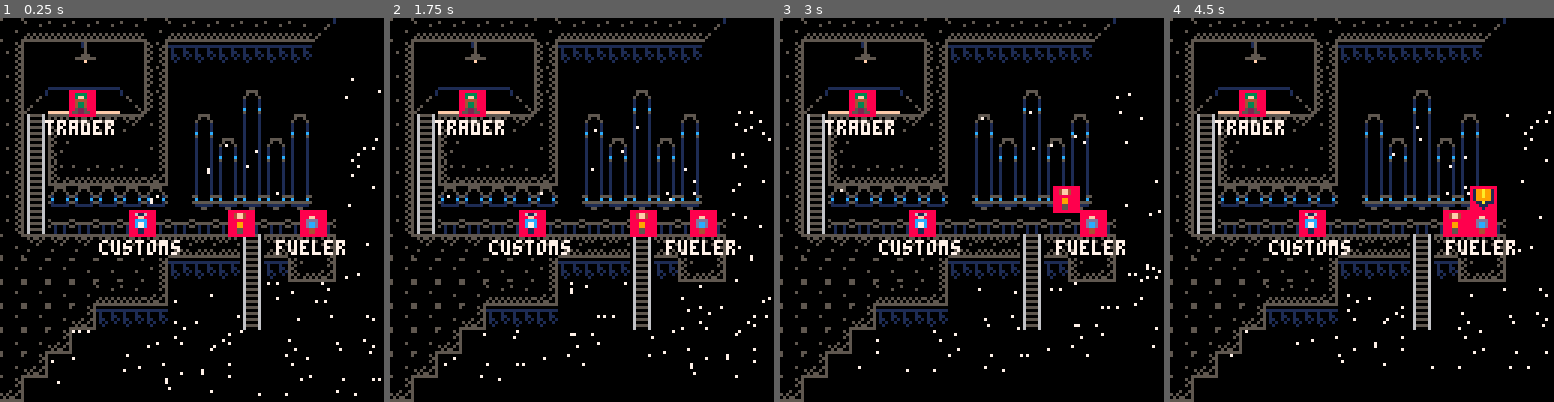
Above: before the commit, frames 1-4 (left to right).
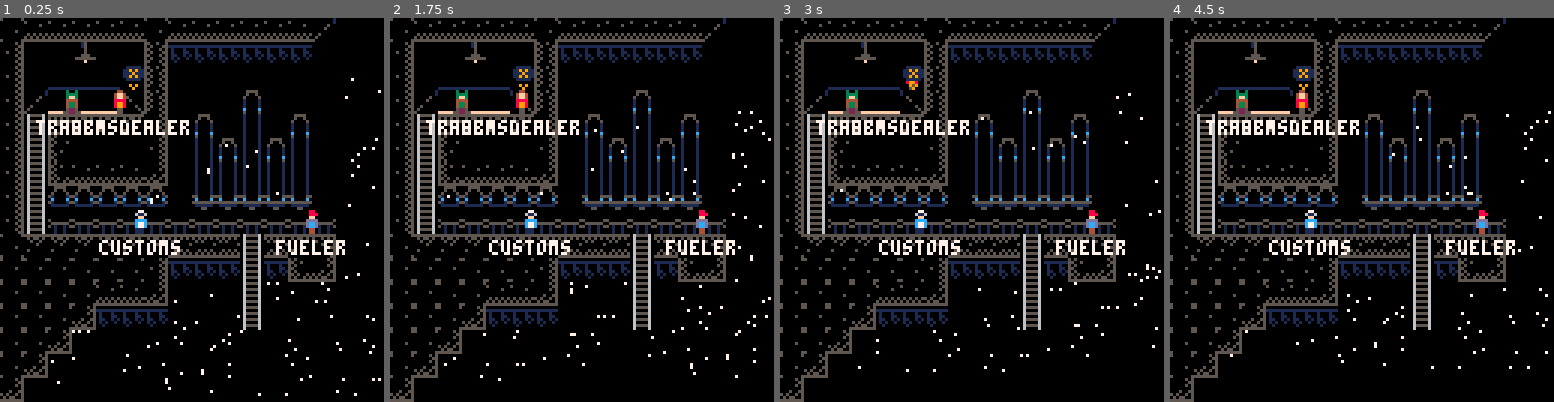
Above: after the commit, the same moments.

Repository: Sewerbird/ByJove
Game: PICO-8 cartridge byjove.p8
The game is run twice, just before and just after one commit, with the same random seed, the same clock (stepped at 60 frames per second) and the same inputs.
Inputs:
- Up to frame 1 (0.25 s): no input
- Up to frame 2 (1.75 s): tap X (X key) at 0.33, 1.07 s; tap O (Z key) at 0.7, 1.7 s; hold Right from 1.6 s (still down)
- Up to frame 3 (3 s): tap X (X key) at 1.85, 2.97 s; release Right at 2.1 s; tap O (Z key) at 2.1, 2.5, 2.9 s; hold Up 2.15-2.42 s; hold Right from 2.47 s (still down)
- Up to frame 4 (4.5 s): release Right at 3.03 s; hold Left 3.08-3.58 s; tap O (Z key) at 3.3, 3.7, 4.1 s; hold Down 3.63-3.97 s; hold Right from 4.02 s (still down); tap X (X key) at 4.08 s

The runs differ from the first frame. In frame 1, 3.0% of the frame differs, in the area x 9-86%, y 12-58%; in frame 2, 3.0%; in frame 3, 2.9%; in frame 4, 3.4%.

Commit message:
Ludum Dare 46: 16 hours

Diff:
--- a/byjove.p8
+++ b/byjove.p8
@@ -11,7 +11,7 @@
 end
 
 function _update()
-  printh(gs['player'].x..","..gs['player'].y)
+  if get_xy then printh(gs['player'].x..","..gs['player'].y) end
   gs[gs.cs]:update()
 end
 
--- a/constants.lua
+++ b/constants.lua
@@ -1,24 +1,22 @@
+get_xy = true
 --Game State
 gs = {
   player = {sprite=2,w=8,h=8},
   customs = {sprite=7,text='customs',w=8,h=8},
   trader = {sprite=8,text='trader',w=8,h=8},
   fueler = {sprite=10,text='fueler',w=8,h=8},
+  armsdealer = {sprite=11,text='armsdealer',w=8,h=8},
   a_prompt = {sprite=9,w=8,h=8},
 }
 ticker = 0
 win_amount = 100 --k$
 lose_amount = 0
-trade_good_keys = {"medicine","fuel","food","steel","weapons","robotics","tools","artwork"}
-trade_goods = {
-  medicine = {sprite_id = 10, base_price = 10, bulk = 1},
-  fuel = {sprite_id = 6, base_price = 5, bulk = 3},
-  food = {sprite_id = 3, base_price = 4, bulk = 3},
-  steel = {sprite_id = 5, base_price = 6, bulk = 2},
-  weapons = {sprite_id = 9, base_price = 10, bulk = 2},
-  robotics = {sprite_id = 7, base_price = 8, bulk = 2},
-  tools = {sprite_id = 8, base_price = 10, bulk = 2},
-  artwork = {sprite_id = 2, base_price = 20, bulk = 2},
+trade_goods = {'medicine','parcels','machinery','electronics'}
+trade_good_info = {
+  medicine = {sprite_id = 64, base_price = 10, bulk = 1},
+  parcels = {sprite_id = 65, base_price = 20, bulk = 2},
+  machinery = {sprite_id = 66, base_price = 30, bulk = 3},
+  electronics = {sprite_id = 67, base_price = 40, bulk = 4},
 }
 neg_ln = {
 [1]= 0,
--- a/lib.lua
+++ b/lib.lua
@@ -11,6 +11,19 @@
 function rects_intersect(a,b)
   --Note: Both a and b must have x,y,w,h
   return not (a.x+a.w<b.x or b.x+b.w<a.x or a.y+a.h<b.y or b.y+b.h<a.y)
+end
+
+function reevaluate_price(trader, trade_good)
+  local in_stock = gs[trader].business[trade_good].stock
+  local tax_rate = gs[trader].business.tax_rate --margin the trader wants sales to you
+  local desired_stock = gs[trader].business[trade_good].desired_stock --quantity desired
+  local base_price = gs[trader].business[trade_good].base_price --price when satisifed
+  local f0 = 4 --base_price multiplier when none in stock. TODO Make this trader specific.... need a 'ln' function.
+  local base_price_multiplier = f0*2.71828^((in_stock/desired_stock)*neg_ln[f0])
+  local today_buy = base_price * base_price_multiplier * (1-tax_rate/100)
+  local today_sell = base_price * base_price_multiplier * (1+tax_rate/100)
+  gs[trader].business[trade_good].buy_price = today_buy
+  gs[trader].business[trade_good].sell_price = today_sell
 end
 
 function scene()
@@ -33,10 +46,13 @@
     end
   end
   slf.update = function(me)
+    if btnp(4) then me:pop_interface() end
+    if btnp(5) then me[me:interface()]:execute() end
     me[me:interface()]:update()
   end
   slf.execute = function(me)
-    me:interface():execute()
+    print("Scene executing")
+    me[me:interface()]:execute()
   end
   return slf
 end
@@ -45,23 +61,37 @@
   local slf = {
     _input_map = {},
     _splats = {},
+    _splat = {},
     _current_splat = '',
   }
   slf.current_splat = function(me)
     return me._splats[me._current_splat]
   end
   slf.draw = function(me)
+    if me._splat != nil then me._splat:draw() end
     for _,splat in pairs(me._splats) do
       splat:draw()
     end
   end
   slf.update = function(me)
+    local dir = nil
+    if btnp(0) then dir = 'left' end
+    if btnp(1) then dir = 'right' end
+    if btnp(2) then dir = 'up' end
+    if btnp(3) then dir = 'down' end
+    local current_splat = me:current_splat()
+    if dir and me._current_splat and me._splats[me._current_splat][dir] then
+      me:current_splat().active = false
+      me._current_splat = current_splat[dir]
+      me:current_splat().active = true
+    end
     for _,splat in pairs(me._splats) do
       splat:update()
     end
   end
   slf.execute = function(me)
-    me:current_splat():execute()
+    printh("Interface executing")
+    me._splats[me._current_splat]:execute()
   end
   return slf
 end
@@ -71,7 +101,7 @@
   for k,v in pairs({
     tag=tag, ref='',
     x=0,y=0,w=0,h=0,a_x=0,a_y=0, --box
-    c_f=8,c_b=8,c_fa=nil,c_ba=14, --colors
+    c_f=0,c_b=0,c_fa=nil,c_ba=14, --colors
     sprite=-1,as_x=0,as_y=0,at_x=0,at_y=0,s_w=1,s_h=1,s_f=false, --sprite
     text='',t_center=false,c_t=7, --text
     active=false,selectable=false,
@@ -87,11 +117,13 @@
     execute=function(me)printh("Executing tag "..me.tag)end
   }) do me[k] = o[k] or v end
   me.draw=function(me)
+    local c_f = me.active and me.c_fa or me.c_f
+    local c_b = me.active and me.c_ba or me.c_b
     local l_x,t_y=me.x-me.a_x,me.y-me.a_y
     local r_x,b_y=l_x+me.w,t_y+me.h
     local txt_x=me.t_center and (l_x+(me.w/2)-#me.text*2) or l_x
     local txt_y=me.t_center and (t_y+flr(me.h/2)-2) or t_y
-    if me.c_f>0 then rectfill(l_x,t_y,r_x,b_y,me.active and me.c_fa or me.c_f) end
+    if c_f>0 then rectfill(l_x,t_y,r_x,b_y,me.active and me.c_fa or me.c_f) end
     if me.sprite then
       for i_x=0,me.s_w-1 do
         for i_y=0,me.s_h-1 do
@@ -100,7 +132,7 @@
       end
     end
     if me.c_t>0 then print(me.text,txt_x+me.at_x,txt_y+me.at_y,me.c_t) end
-    if me.c_f>0 then rect(l_x,t_y,r_x,b_y,me.active and me.c_ba or me.c_b) end
+    if c_b>0 then rect(l_x,t_y,r_x,b_y,me.active and me.c_ba or me.c_b) end
   end
   return me
 end
--- a/ui.lua
+++ b/ui.lua
@@ -1,14 +1,131 @@
+function trading_interface(active_splat)
+  --TODO make this based on merchant business object
+  local trader_business = gs['trader'].business
+  local player_business = gs['player'].business
+  -- A trade dialog
+  local slf = interface()
+  local w = 90
+  local h = 50
+  local l_x = 64-w/2
+  local t_y = 64-h/2
+  local c_x = 64
+  slf._current_splat=active_splat or 'buy_'..trade_goods[1]
+  slf._splats = {}
+  slf._splat = splat('trading_interface',{x=l_x-2,y=t_y,w=w,h=h,c_f=1,c_b=13})
+  local i = 1
+  slf._splats['nameplate'] = splat('nameplate', {
+    x=l_x,y=t_y-10,w=40,h=9,t_center=true,text="Trade",c_b=13,c_f=1,c_t=11
+  })
+  slf._splats['them_header'] = splat('them_header',{
+    x=l_x,y=t_y,w=20,h=9,text="them",t_center=true,c_t=9
+  })
+  slf._splats['sell_header'] = splat('sell_header',{
+    x=l_x+20,y=t_y,w=20,h=9,text="sell",t_center=true,c_t=11
+  })
+  slf._splats['buy_header'] = splat('buy_header',{
+    x=l_x+50,y=t_y,w=20,h=9,text="buy",t_center=true,c_t=8
+  })
+  slf._splats['ship_header'] = splat('ship_header',{
+    x=l_x+70,y=t_y,w=20,h=9,text="ship",t_center=true,c_t=9
+  })
+  slf._splats['wallet_balance'] = splat('wallet_balance', {
+    x=c_x,y=t_y+h,w=40,h=9,t_center=true,text="$"..player_business.balance,c_b=13,c_f=1,c_t=11
+  })
+  slf._splats['tonnage_balance'] = splat('tonnage_balance', {
+    x=c_x,y=t_y+h+10,w=40,h=9,t_center=true,text=""..player_business.cargo_used.."/"..player_business.cargo_space.."t",c_b=13,c_f=1,c_t=11
+  })
+  for good in all(trade_goods) do
+    reevaluate_price('trader',good)
+    slf._splats['them_'..good] = splat('them_'..good,
+    {x=l_x,y=t_y+i*10,w=20,h=9,text=""..trader_business[good].stock,t_center=true
+    })
+    slf._splats['sell_'..good] = splat('sell_'..good,
+      {x=l_x+20,y=t_y+i*10,w=20,h=9,c_ba=7,
+      text="$"..flr(trader_business[good].buy_price),t_center=true,active="sell_"..good==slf._current_splat,
+      execute=function(me)
+        printh("Selling "..good)
+        local amount = btn(0) and 5 or 1
+        if gs['player'].business[good].stock >= amount then
+          gs['player'].business[good].stock -= amount
+          gs['player'].business.cargo_free += amount*trade_good_info[good].bulk
+          gs['player'].business.cargo_used -= amount*trade_good_info[good].bulk
+          gs['player'].business.balance += gs['trader'].business[good].buy_price * amount
+          gs['trader'].business[good].stock += amount
+          reevaluate_price('trader',good)
+          gs[gs.cs].trading = trading_interface(slf._current_splat)
+        else
+          --TODO bzzt
+          printh("Not enough money")
+        end
+      end
+      })
+    slf._splats['tag_'..good] = splat('tag_'..good,
+    {x=l_x+40,y=t_y+i*10,w=10,h=9,sprite=trade_good_info[good].sprite_id
+    })
+    slf._splats['buy_'..good] = splat('buy_'..good,
+      {x=l_x+50,y=t_y+i*10,w=20,h=9,c_ba=7,
+      text="$"..flr(trader_business[good].sell_price),t_center=true,active="buy_"..good==slf._current_splat,
+      execute=function(me)
+        printh("Buying "..good)
+        local amount = btn(1) and 5 or 1
+        if gs['player'].business.balance > gs['trader'].business[good].sell_price * amount
+          and gs['player'].business.cargo_free >= trade_good_info[good].bulk * amount
+          and gs['trader'].business[good].stock >= amount then
+          gs['player'].business[good].stock += amount
+          gs['player'].business.cargo_free -= amount*trade_good_info[good].bulk
+          gs['player'].business.cargo_used += amount*trade_good_info[good].bulk
+          gs['player'].business.balance -= gs['trader'].business[good].sell_price * amount
+          gs['trader'].business[good].stock -= amount
+          reevaluate_price('trader',good)
+          gs[gs.cs].trading = trading_interface(slf._current_splat)
+        end
+      end})
+    slf._splats['amt_'..good] = splat('amt_'..good,
+    {x=l_x+70,y=t_y+i*10,w=20,h=9,text=""..player_business[good].stock,t_center=true
+    })
+    if i > 1 then
+      slf._splats['buy_'..good].up='buy_'..trade_goods[i-1]
+      slf._splats['buy_'..good].left='sell_'..trade_goods[i]
+      slf._splats['sell_'..good].up='sell_'..trade_goods[i-1]
+      slf._splats['sell_'..good].right='buy_'..trade_goods[i]
+    end
+    if i < #trade_goods then
+      slf._splats['buy_'..good].down='buy_'..trade_goods[i+1]
+      slf._splats['buy_'..good].left='sell_'..trade_goods[i]
+      slf._splats['sell_'..good].down='sell_'..trade_goods[i+1]
+      slf._splats['sell_'..good].right='buy_'..trade_goods[i]
+    end
+    i+=1
+  end
+  return slf
+end
+
 function talk_interface()
   -- A talk dialog
   local slf = interface()
+  local player_business = gs['player'].business
   slf._current_splat='pay_customs'
+  local prompt = ""
+  if gs['customs'].is_blocking then
+    if player_business.balance >= 100 then
+      prompt = "tHERE IS A \nDOCKING FEE\nTO ENTER THE\nSTARPORT.\n\nIT IS 100$"
+    else
+      prompt = "yOU DON'T SEEM\nTO BE ABLE\nTO AFFORD\nTHE DOCKING\nFEE of $100"
+    end
+  else
+    prompt = "yOU ARE FREE \nTO PASS.\n\ncARRY ON,\nCITIZEN"
+  end
   slf._splats = {
-    ['text_area']=splat('text_area',{text="tHERE IS A \nDOCKING FEE\nTO ENTER THE\nSTARPORT.",at_x=2,at_y=2,x=30,y=30,w=64,h=64,c_f=1,c_b=13}),
-    ['pay_customs']= splat('pay_customs',{x=62,y=30+64-11,a_x=20,w=40,h=9,c_f=1,c_b=13,text="Pay $100",t_center=true,active=true}),
+    ['text_area']=splat('text_area',{text=prompt,at_x=2,at_y=2,x=30,y=30,w=64,h=64,c_f=1,c_b=13}),
+    ['pay_customs']= splat('pay_customs',{x=62,y=30+64-11,a_x=20,w=40,h=9,c_f=1,c_b=13,text="ok",t_center=true,active=true}),
+    ['wallet'] = splat('wallet_balance', {
+      x=64,y=94,w=20,h=9,t_center=true,text="$"..player_business.balance,c_b=13,c_f=1,c_t=11
+    })
   }
   slf.draw = function(me)
     me._splats.text_area:draw()
     me._splats.pay_customs:draw()
+    me._splats.wallet:draw()
   end
   slf.update = function(me)
     local dir = nil
@@ -24,6 +141,11 @@
     end
     if btnp(5) then
       --TODO remove cash
+      if gs['customs'].is_blocking and gs['player'].business.balance >= 100 then
+        gs['player'].business.balance -= 100
+        gs['customs'].is_blocking = false
+        gs[gs.cs].talking = talk_interface()
+      end
       gs[gs.cs]:pop_interface()
     end
   end
@@ -34,12 +156,13 @@
   local slf = interface()
   slf._current_splat='player'
   --TODO the list of actors really needs to come from somewhere else...
-  slf.actors = {'player','customs','trader','fueler'}
+  slf.actors = {'player','customs','trader','fueler','armsdealer'}
   slf._splats = {
     ['player']= splat('player',{ref='player',w=8,h=8}),
     ['customs']= splat('customs',{ref='customs',text='customs',t_center=true,at_y=8,w=8,h=8}),
     ['trader']= splat('trader',{ref='trader',text='trader',t_center=true,at_y=8,w=8,h=8}),
     ['fueler']= splat('fueler',{ref='fueler',text='fueler',t_center=true,at_y=8,w=8,h=8}),
+    ['armsdealer']= splat('armsdealer',{ref='armsdealer',text='armsdealer',t_center=true,at_y=8,w=8,h=8}),
     ['a_prompt']= splat('a_prompt',{ref='a_prompt',t_center=true,a_y=8,w=8,h=8})
   }
   slf.draw = function(me)
@@ -47,6 +170,7 @@
     me._splats.customs:draw()
     me._splats.trader:draw()
     me._splats.fueler:draw()
+    me._splats.armsdealer:draw()
     me._splats.a_prompt:draw()
   end
   slf.update = function(me)
@@ -67,9 +191,10 @@
       w = gs['player'].w,
       h = gs['player'].h,
     }
+    --Check collision with sprites
     for actor in all(me.actors) do
       local obj = gs[actor]
-      if actor ~= 'player' and rects_intersect(obj,player) then
+      if actor ~= 'player' and rects_intersect(obj,player) and obj.is_blocking then
         bumped = true
       end
     end
@@ -109,7 +234,12 @@
     end
     --Handle pressing 'A' to activate an NPC
     if me.target_npc and btnp(5) then
-      gs[gs.cs]:push_interface('talking')
+      if me.target_npc == "customs" then
+        gs[gs.cs]:push_interface('talking')
+      end
+      if me.target_npc == "trader" then
+        gs[gs.cs]:push_interface('trading')
+      end
     end
     --Update sub elements
     for _,splat in pairs(me._splats) do
@@ -121,12 +251,33 @@
 
 function starport_scene()
   --TODO this is gamestate stuff, shouldn't end up living here
-  gs['player'].x = 76
-  gs['player'].y = 64
+  gs['player'].x = 36
+  gs['player'].y = 24
+  gs['player'].business = {
+    tax_rate = 0,
+    balance = 10000,
+    cargo_space = 100,
+    cargo_used = 0,
+    cargo_free = 100,
+    medicine = {base_price = 10, desired_stock = 64, stock = 0, buy_price = 20, sell_price = 10},
+    parcels = {base_price = 10, desired_stock = 64, stock = 0, buy_price = 20, sell_price = 10},
+    machinery = {base_price = 10, desired_stock = 64, stock = 0, buy_price = 20, sell_price = 10},
+    electronics = {base_price = 10, desired_stock = 64, stock = 0, buy_price = 20, sell_price = 10},
+  }
   gs['customs'].x = 43
   gs['customs'].y = 64
-  gs['trader'].x = 23
+  gs['customs'].is_blocking = true
+  gs['trader'].x = 20
   gs['trader'].y = 24
+  gs['trader'].business = {
+    tax_rate = 50,
+    medicine = {base_price = 10, desired_stock = 64, stock = 127, buy_price = 20, sell_price = 10},
+    parcels = {base_price = 10, desired_stock = 64, stock = 10, buy_price = 20, sell_price = 10},
+    machinery = {base_price = 10, desired_stock = 64, stock = 10, buy_price = 20, sell_price = 10},
+    electronics = {base_price = 10, desired_stock = 64, stock = 10, buy_price = 20, sell_price = 10},
+  }
+  gs['armsdealer'].x = 40
+  gs['armsdealer'].y = 24
   gs['fueler'].x = 100
   gs['fueler'].y = 64
   gs['a_prompt'] = {x=100,y=100,sprite=9}
@@ -151,6 +302,7 @@
   -- Player wandering a map, able to bump into walls and interact with Things
   slf.wandering = wandering_interface()
   slf.talking = talk_interface()
+  slf.trading = trading_interface()
   slf:push_interface("wandering")
 
   return slf
Not shown, changed: 32 lines of the sprite sheet (__gfx__) section of byjove.p8
